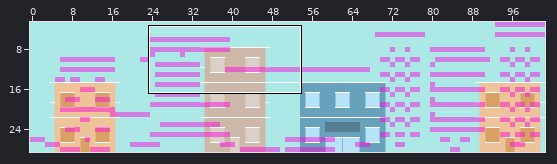
One commit to this Tiled map: images/level1platform.tmx. The first picture is a wide view before the edit; the outline marks the close-up.
Close-up. The starting point:
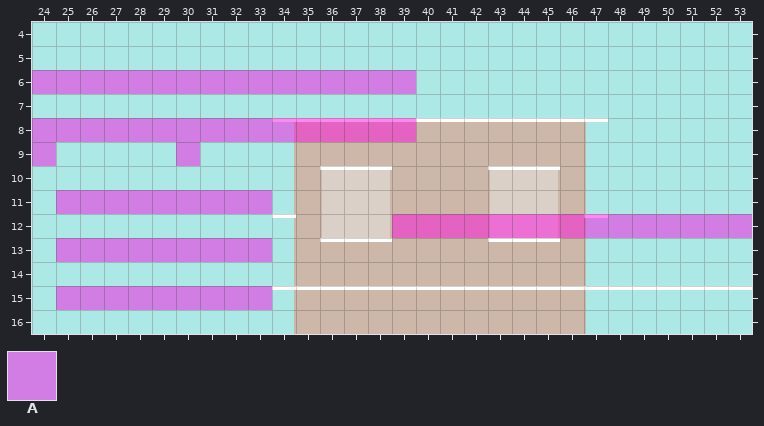
Cells are 12x12 px. Shown: x 24..53, y 4..16. The commit also changed other parts of the map, which this record leaves out.
Key: from "platformTile": A 0.
_ is an empty cell.
Layer "platformLayer" before, first column x 24:
 4 ______________________________
 5 ______________________________
 6 AAAAAAAAAAAAAAAA______________
 7 ______________________________
 8 AAAAAAAAAAAAAAAA______________
 9 A_____A_______________________
10 ______________________________
11 _AAAAAAAAA____________________
12 _______________AAAAAAAAAAAAAAA
13 _AAAAAAAAA____________________
14 ______________________________
15 _AAAAAAAAA____________________
16 ______________________________
Once edited:
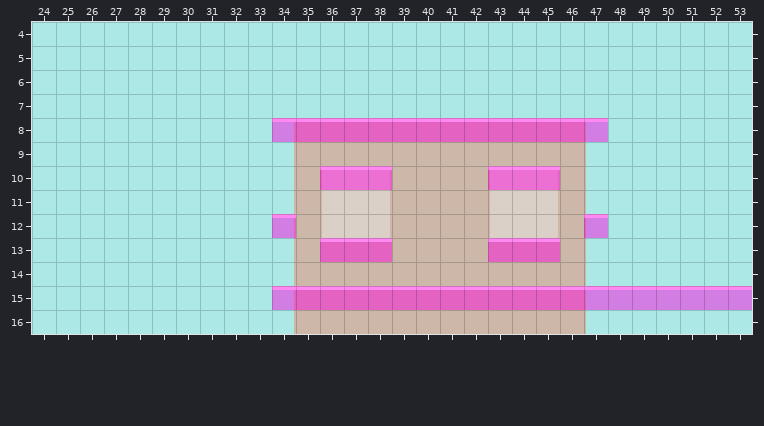
See-through tiles are keyed as they look on the map.
What changed:
Layer "platformLayer":
Tile A now appears in row 8 at x 40 to 47; in row 10 at x 36 to 38 and 43 to 45; in row 12 at x 34; in row 13 at x 36 to 38 and 43 to 45; in row 15 at x 34 to 53.
The author cleared tile A in row 6 at x 24 to 39; in row 8 at x 24 to 33; in row 9 at x 24 and 30; in row 11 at x 25 to 33; in row 12 at x 39 to 46 and 48 to 53; in row 13 at x 25 to 33.
The author cleared tile A in row 15 at x 25 to 33.
